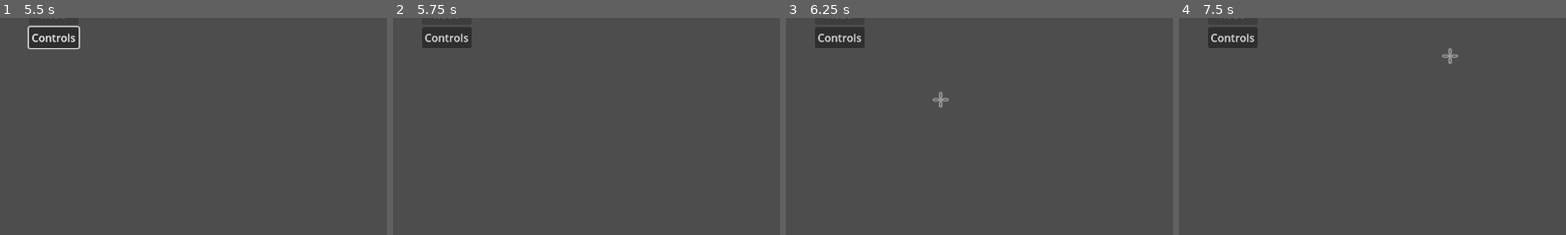
Above: before the commit, frames 1-4 (left to right).
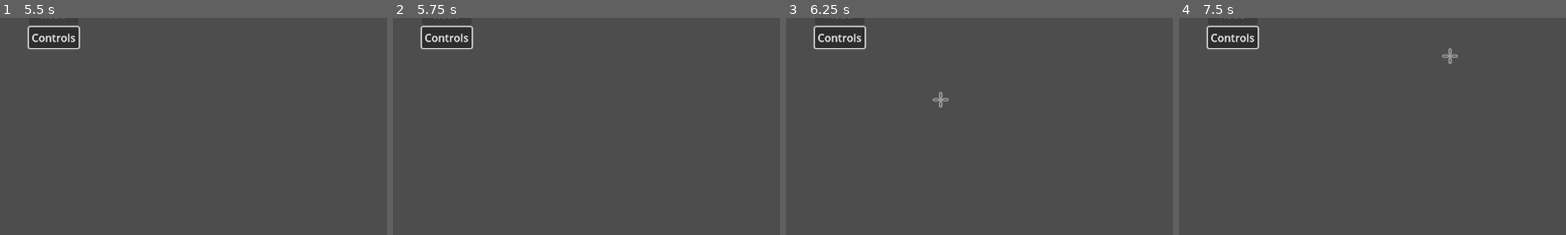
Above: after the commit, the same moments.

Repository: Ists-Cilveks/UNLWS-Renderer
Game: Godot game, scene res://Scripts/unlws_editor.tscn
Same seed, same stepped clock (60 frames per second), same inputs: the game is played once before the commit and once after it.
Inputs (mouse positions are % of the whole screen's width and height, from its top left):
- Up to frame 1 (5.5 s): click "Controls" at 0.5 s; click "×" at 1.25 s; move the mouse to (72, 45) at 2.02 s; click (72, 45) at 2.17 s; move the mouse to (30, 55) at 2.77 s; hold Backspace (ui_text_backspace) 2.78-3.53 s; click (30, 55) at 2.92 s; move the mouse to (60, 28) at 3.52 s; click (60, 28) at 3.67 s; move the mouse to (45, 70) at 4.27 s; click (45, 70) at 4.42 s; move the mouse to (80, 65) at 5.02 s; hold Backspace (ui_text_backspace) from 5.03 s (still down); click (80, 65) at 5.17 s
- Up to frame 2 (5.75 s): keep holding Backspace (ui_text_backspace); tap Escape (ui_cancel) at 5.65 s
- Up to frame 3 (6.25 s): keep holding Backspace (ui_text_backspace); move the mouse to (20, 35) at 5.77 s; click (20, 35) at 5.92 s
- Up to frame 4 (7.5 s): move the mouse to (55, 50) at 6.52 s; click (55, 50) at 6.67 s; move the mouse to (35, 25) at 7.27 s; release Backspace (ui_text_backspace) at 7.28 s; click (35, 25) at 7.42 s
The pictures show only the part of the screen within x 0-50%, y 16-66%; the shares and areas given below are measured in that part.

Frame 1 is identical in both runs. In frame 2, 0.3% of the frame differs, in the area x 7-21%, y 3-15%; in frame 3, 0.3%; in frame 4, 0.3%.
Error before the commit: Assertion failed. (res://Scripts/Globals/FocusHandler.gd:20)

Commit message:
rework inputs

Diff:
--- a/Scripts/Globals/EventBus.gd
+++ b/Scripts/Globals/EventBus.gd
@@ -9,3 +9,6 @@
 
 signal overlay_opened()
 signal overlay_closed()
+
+signal search_halted()
+signal search_resumed()
--- a/Scripts/Overlays/overlay.gd
+++ b/Scripts/Overlays/overlay.gd
@@ -5,7 +5,7 @@
 func _ready():
 	show_button.pressed.connect(show_and_signal)
 
-func _input(event):
+func _unhandled_input(event):
 	if event is InputEventKey and event.pressed:
 		if event.is_action_pressed("ui_cancel"):
 			hide_and_signal()
@@ -20,10 +20,5 @@
 
 func show_and_signal():
 	show()
-	#var focus_owner = get_viewport().gui_get_focus_owner()
-	#if focus_owner:
-		#focus_owner.release_focus.call_deferred()
-	#$CloseButton.grab_focus.call_deferred()
 	Focus_Handler.push($CloseButton)
-	print(get_viewport().gui_get_focus_owner())
 	Event_Bus.overlay_opened.emit()
--- a/Scripts/UI/GlyphSearch.gd
+++ /dev/null
@@ -1,66 +0,0 @@
-extends Control
-
-var glyph_instance_scene = load("res://Scripts/Glyphs/glyph_instance.tscn")
-var glyphs = Glyph_List.glyphs
-var test_instance = glyph_instance_scene.instantiate()
-
-func erase_all_text():
-	$GlyphSearchEntry.text = ""
-
-func append_text(text):
-	if len($GlyphSearchEntry.text) == 0:
-#		glyph_name_input_started.emit()
-		show()
-	$GlyphSearchEntry.text += text
-
-func backspace_input():
-	$GlyphSearchEntry.text = $GlyphSearchEntry.text.left(len($GlyphSearchEntry.text)-1)
-
-func cancel_input():
-	var key_handled = false
-	if len($GlyphSearchEntry.text) != 0:
-		key_handled = true
-	erase_all_text()
-#	glyph_name_input_cancelled.emit()
-	hide()
-	return key_handled
-
-func input_complete():
-	var glyph_name = $GlyphSearchEntry.text
-	var key_handled = false
-	if glyph_name:
-		key_handled = true
-	if glyph_name in glyphs:
-		Undo_Redo.create_action("Overwrite held glyph with search")
-		var glyph_type = glyphs[glyph_name]
-		var instance = glyph_instance_scene.instantiate()
-		instance.init(glyph_type)
-		Event_Bus.glyph_search_succeeded.emit(instance)
-		Undo_Redo.commit_action()
-	cancel_input()
-	return key_handled
-
-func _input(event):
-#	var glyph_input_box = $"GlyphSearch/SearchEntry"
-#	var glyph_input_box = self
-	var key_handled = false
-	if event.is_action_pressed("ui_text_backspace_all_to_left.macos"):
-		erase_all_text()
-		key_handled = true
-	elif event.is_action_pressed("ui_cancel"):
-		key_handled = cancel_input()
-	elif event.is_action_pressed("ui_text_backspace"):
-		backspace_input()
-		key_handled = true
-	elif event.is_action_pressed("ui_accept"):
-#			$"Mouse/HeldGlyph".change_glyph(self, $GlyphSearchEntry.text)
-		key_handled = input_complete()
-	elif event is InputEventKey and event.pressed:
-		var key = String.chr(event.unicode).to_lower()
-		if not event.meta_pressed and len(key) == 1:
-			append_text(key)
-			key_handled = true
-
-	if key_handled:
-		# Prevents buttons from being pressed by enter or space if the gui buttons are focused
-		accept_event()
--- a/Scripts/UI/GlyphSearchEntry.gd
+++ /dev/null
@@ -1,6 +0,0 @@
-extends LineEdit
-
-
-# Called every frame. 'delta' is the elapsed time since the previous frame.
-func _process(delta):
-	pass
--- /dev/null
+++ b/Scripts/UI/glyph_search.gd
@@ -0,0 +1,5 @@
+extends Control
+
+func _ready():
+	Event_Bus.search_resumed.connect(show)
+	Event_Bus.search_halted.connect(hide)
--- /dev/null
+++ b/Scripts/UI/glyph_search_entry.gd
@@ -0,0 +1,76 @@
+extends LineEdit
+
+
+var glyph_instance_scene = load("res://Scripts/Glyphs/glyph_instance.tscn")
+var glyphs = Glyph_List.glyphs
+var test_instance = glyph_instance_scene.instantiate()
+
+func _unhandled_input(event):
+	if event is InputEventKey and event.pressed:
+		var key = String.chr(event.unicode).to_lower()
+		if not event.is_command_or_control_pressed() and len(key) == 1:
+			append_text(key)
+			Focus_Handler.push(self)
+			set_caret_column(len(text))
+			accept_event()
+
+func _gui_input(event):
+	var key_handled = false
+	if event.is_action_pressed("ui_text_backspace_all_to_left.macos"):
+		erase_all_text()
+		key_handled = true
+	elif event.is_action_pressed("ui_cancel"):
+		key_handled = cancel_input()
+	elif event.is_action_pressed("ui_text_backspace"):
+		backspace_input()
+		key_handled = true
+	elif event.is_action_pressed("ui_accept"):
+#			$"Mouse/HeldGlyph".change_glyph(self, text)
+		key_handled = input_complete()
+	#elif event is InputEventKey and event.pressed:
+		#var key = String.chr(event.unicode).to_lower()
+		#if not event.is_command_or_control_pressed() and len(key) == 1:
+			#append_text(key)
+			#key_handled = true
+
+	if key_handled:
+		# Prevents buttons from being pressed by enter or space if the gui buttons are focused
+		accept_event()
+
+
+func erase_all_text():
+	text = ""
+
+func append_text(new_text):
+	if len(text) == 0:
+#		glyph_name_input_started.emit()
+		Event_Bus.search_resumed.emit()
+	text += new_text
+
+func backspace_input():
+	text = text.left(len(text)-1)
+
+func cancel_input():
+	var key_handled = false
+	if len(text) != 0:
+		key_handled = true
+	erase_all_text()
+#	glyph_name_input_cancelled.emit()
+	Focus_Handler.pop()
+	Event_Bus.search_halted.emit()
+	return key_handled
+
+func input_complete():
+	var glyph_name = text
+	var key_handled = false
+	if glyph_name:
+		key_handled = true
+	if glyph_name in glyphs:
+		Undo_Redo.create_action("Overwrite held glyph with search")
+		var glyph_type = glyphs[glyph_name]
+		var instance = glyph_instance_scene.instantiate()
+		instance.init(glyph_type)
+		Event_Bus.glyph_search_succeeded.emit(instance)
+		Undo_Redo.commit_action()
+	cancel_input()
+	return key_handled
--- /dev/null
+++ b/Scripts/UI/overlay_layer.gd
@@ -0,0 +1,13 @@
+extends CanvasLayer
+
+
+func _ready():
+	Event_Bus.overlay_closed.connect(func(): set_input_handling(false))
+	Event_Bus.overlay_opened.connect(func(): set_input_handling(true))
+	set_input_handling(false)
+
+func set_input_handling(enabled):
+	# TODO: this is a bad solution
+	set_process_unhandled_input(enabled)
+	for child in get_children():
+		child.set_process_unhandled_input(enabled)
--- a/Scripts/UI/ui_layer.tscn
+++ b/Scripts/UI/ui_layer.tscn
@@ -1,45 +1,18 @@
-[gd_scene load_steps=9 format=3 uid="uid://sjoa8yoclxtp"]
+[gd_scene load_steps=11 format=3 uid="uid://sjoa8yoclxtp"]
 
-[ext_resource type="Script" path="res://Scripts/UI/GlyphSearch.gd" id="1_ns67w"]
 [ext_resource type="Script" path="res://Scripts/UI/ui_layer.gd" id="1_yd5ga"]
+[ext_resource type="Script" path="res://Scripts/UI/glyph_search.gd" id="2_1ipew"]
+[ext_resource type="Script" path="res://Scripts/UI/overlay_layer.gd" id="2_6mjcm"]
 [ext_resource type="PackedScene" uid="uid://cygnq37lffaup" path="res://Scripts/Overlays/overlay.tscn" id="2_sx0r8"]
 [ext_resource type="Script" path="res://Scripts/UI/Mouse.gd" id="3_1ip1p"]
 [ext_resource type="Texture2D" uid="uid://b2d5w02d3vhtj" path="res://Images/Icons/Cursors/crosshair.svg" id="3_5ftf5"]
+[ext_resource type="Script" path="res://Scripts/UI/glyph_search_entry.gd" id="3_xfvli"]
 [ext_resource type="Script" path="res://Scripts/UI/grid_container.gd" id="4_8fyeo"]
 [ext_resource type="Script" path="res://Scripts/UI/undo_button.gd" id="5_aa3he"]
 [ext_resource type="Script" path="res://Scripts/UI/redo_button.gd" id="6_lcx2g"]
 
 [node name="UILayer" type="CanvasLayer"]
 script = ExtResource("1_yd5ga")
-
-[node name="OverlayLayer" type="CanvasLayer" parent="."]
-layer = 2
-
-[node name="ControlsInfo" parent="OverlayLayer" node_paths=PackedStringArray("show_button") instance=ExtResource("2_sx0r8")]
-visible = false
-show_button = NodePath("../../GridContainer/ShowControls")
-
-[node name="Text" type="RichTextLabel" parent="OverlayLayer/ControlsInfo"]
-layout_mode = 1
-anchors_preset = 8
-anchor_left = 0.5
-anchor_top = 0.5
-anchor_right = 0.5
-anchor_bottom = 0.5
-offset_left = -162.0
-offset_top = -252.0
-offset_right = 162.0
-offset_bottom = 252.0
-grow_horizontal = 2
-grow_vertical = 2
-focus_mode = 2
-bbcode_enabled = true
-text = "[b]Controls:[/b]
-ctrl+z: undo
-ctrl+y: redo
-"
-fit_content = true
-selection_enabled = true
 
 [node name="GlyphSearch" type="Control" parent="."]
 visible = false
@@ -48,7 +21,8 @@
 anchors_preset = 0
 offset_right = 40.0
 offset_bottom = 40.0
-script = ExtResource("1_ns67w")
+focus_mode = 2
+script = ExtResource("2_1ipew")
 
 [node name="GlyphSearchEntry" type="LineEdit" parent="GlyphSearch"]
 layout_mode = 0
@@ -57,7 +31,7 @@
 offset_right = 560.0
 offset_bottom = 189.0
 placeholder_text = "Glyph name:"
-editable = false
+script = ExtResource("3_xfvli")
 
 [node name="GridContainer" type="GridContainer" parent="."]
 z_index = 12
@@ -91,5 +65,35 @@
 [node name="Cursor" type="Sprite2D" parent="Mouse"]
 texture = ExtResource("3_5ftf5")
 
+[node name="OverlayLayer" type="CanvasLayer" parent="."]
+layer = 2
+script = ExtResource("2_6mjcm")
+
+[node name="ControlsInfo" parent="OverlayLayer" node_paths=PackedStringArray("show_button") instance=ExtResource("2_sx0r8")]
+visible = false
+show_button = NodePath("../../GridContainer/ShowControls")
+
+[node name="Text" type="RichTextLabel" parent="OverlayLayer/ControlsInfo"]
+layout_mode = 1
+anchors_preset = 8
+anchor_left = 0.5
+anchor_top = 0.5
+anchor_right = 0.5
+anchor_bottom = 0.5
+offset_left = -162.0
+offset_top = -252.0
+offset_right = 162.0
+offset_bottom = 252.0
+grow_horizontal = 2
+grow_vertical = 2
+focus_mode = 2
+bbcode_enabled = true
+text = "[b]Controls:[/b]
+ctrl+z: undo
+ctrl+y: redo
+"
+fit_content = true
+selection_enabled = true
+
 [connection signal="pressed" from="GridContainer/Undo" to="GridContainer/Undo" method="_on_pressed"]
 [connection signal="pressed" from="GridContainer/Redo" to="GridContainer/Redo" method="_on_pressed"]
